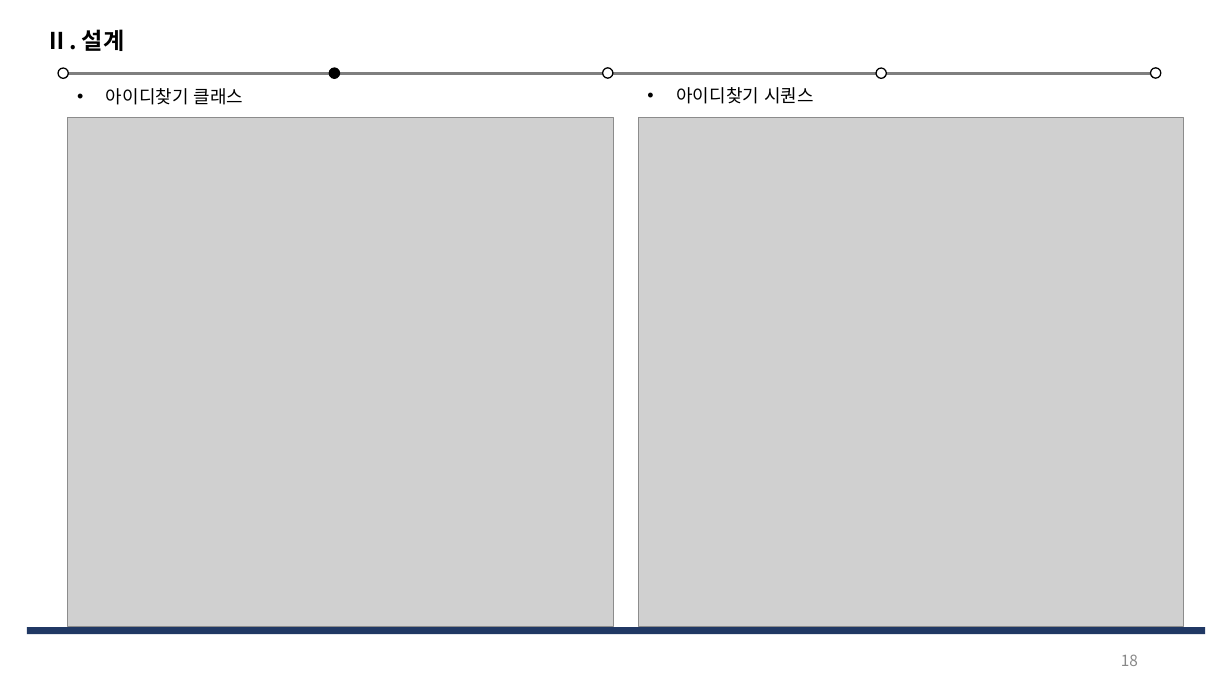
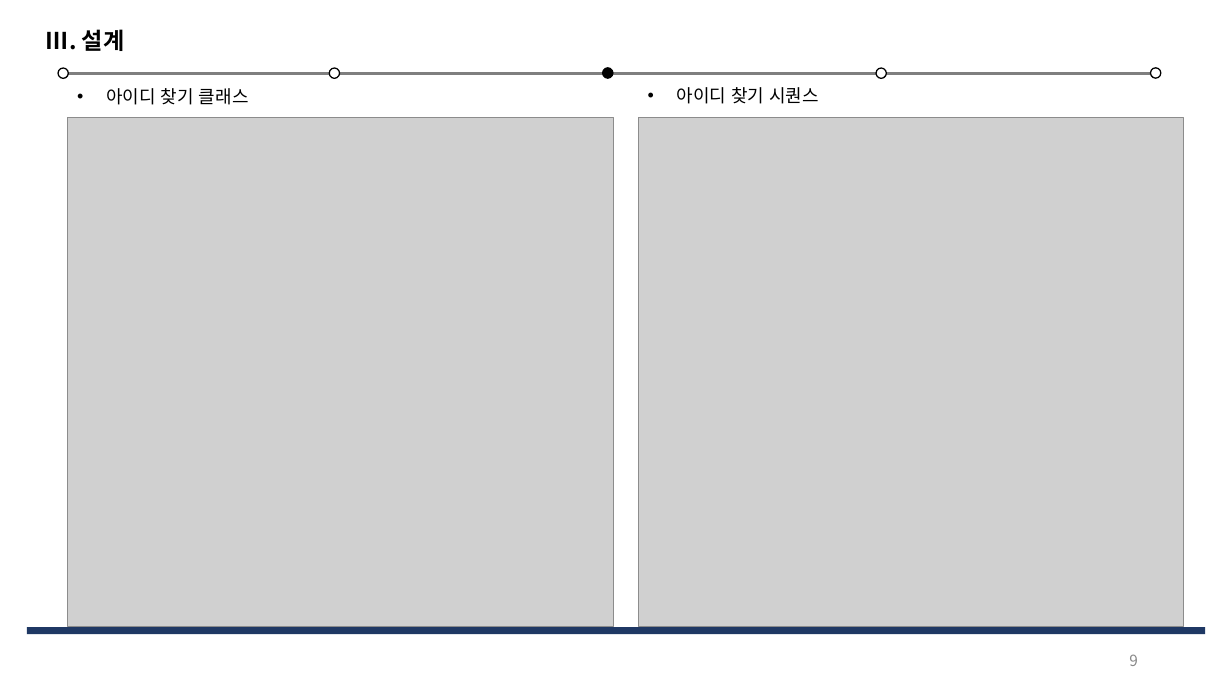
Before and after one commit to Jeeseob/SoftwareEngineering, a slide deck: slide 9 of 소공_기말발표.pptx (slide 18 before the commit). Drawn at 1232x693 pixels with LibreOffice and Linux fonts; fonts in the diff are those of the drawing; grey boxes stand for pictures. Boxes give left, top, right and bottom in pixels: in the first picture for what was removed or moved away, otherwise in the second. Text is boxed around its words. In the diff, an @@ line names an element or a change of style, - is before the commit and + after.

```diff
--- a/소공_기말발표.pptx
+++ b/소공_기말발표.pptx
@@ text at [46, 29, 125, 51]: text changed @@
-Ⅱ. 설계
+Ⅲ. 설계
@@ text at [106, 88, 249, 105]: spaces changed @@
-• 아이디찾기 클래스
+• 아이디 찾기 클래스
@@ ellipse at [329, 68, 339, 79]: fill #000000 to #FFFFFF @@
@@ ellipse at [603, 67, 613, 78]: fill #FFFFFF to #000000 @@
@@ text at [676, 87, 819, 104]: spaces changed @@
-• 아이디찾기 시퀀스
+• 아이디 찾기 시퀀스
@@ page number at [1129, 654, 1138, 666]: text changed @@
-18
+9
```
Also in this commit, not shown: 21 other slides changed, 3 slides added.
